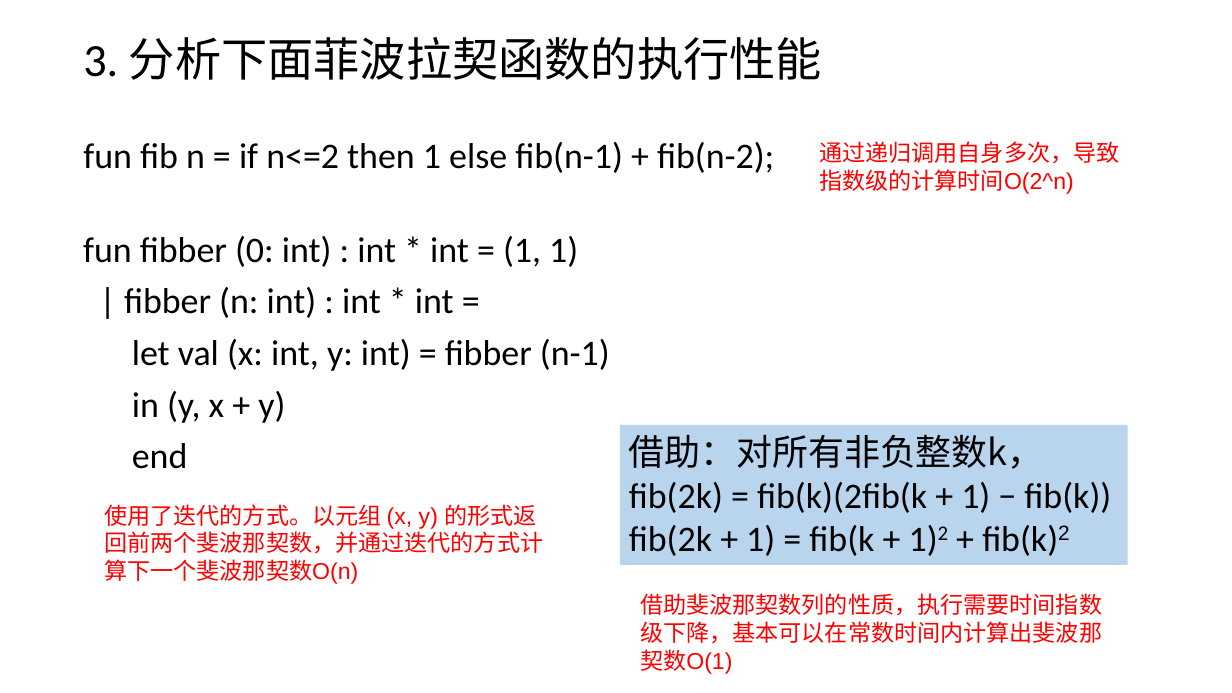
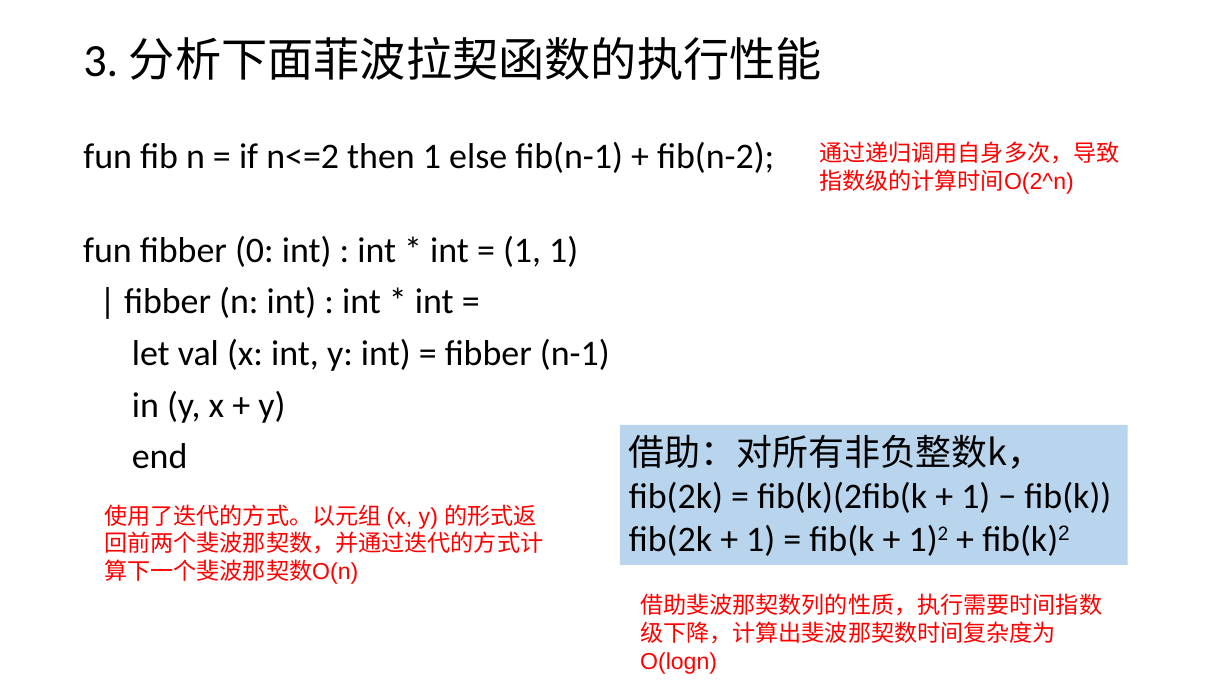
Before and after one commit to ymx10086/HUST-2023-ML, a slide deck: slide 5 of homework/HW-2-杨明欣.pptx. Drawn at 1232x693 pixels with LibreOffice and Linux fonts; fonts in the diff are those of the drawing. Boxes give left, top, right and bottom in pixels: in the first picture for what was removed or moved away, otherwise in the second. Text is boxed around its words. In the diff, an @@ line names an element or a change of style, - is before the commit and + after.

```diff
--- a/homework/HW-2-杨明欣.pptx
+++ b/homework/HW-2-杨明欣.pptx
@@ text at <box>640,593,1102,674</box>: text changed @@
-借助斐波那契数列的性质，执行需要时间指数级下降，基本可以在常数时间内计算出斐波那契数O(1)
+借助斐波那契数列的性质，执行需要时间指数级下降，计算出斐波那契数时间复杂度为O(logn)
```
Also in this commit, not shown: 1 other file.
